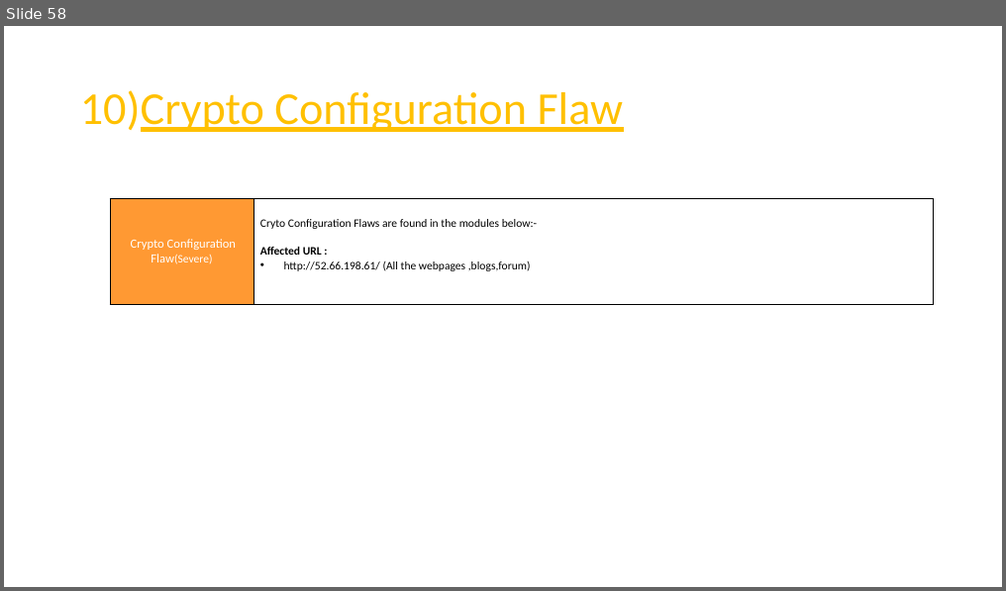
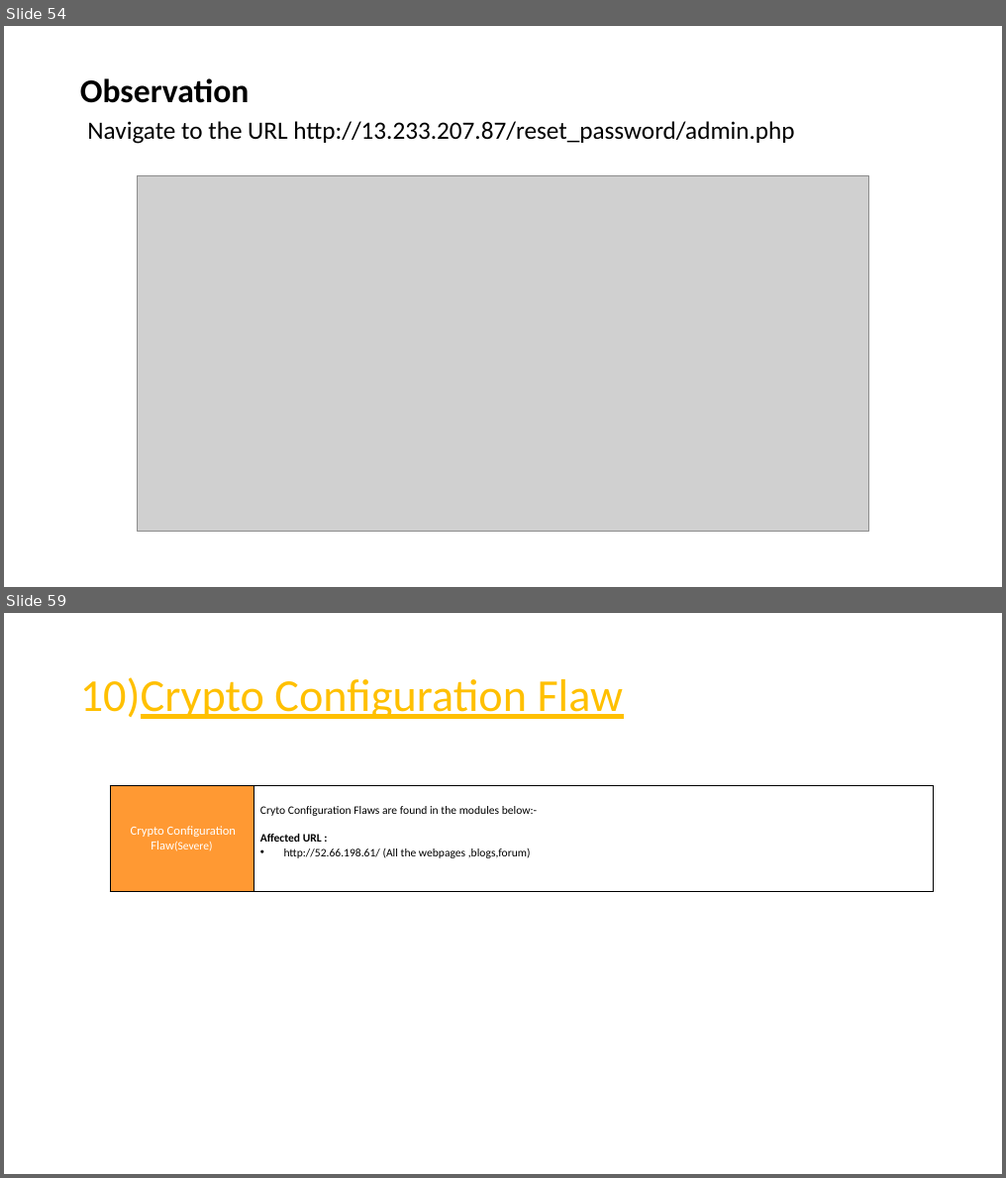
Before and after one commit to RocktimRajkumar/CEH-hack-a-thon, a slide deck: reports/Lifestyle Store/LifeStyle Store Application Reports.pptx. Shown one above the other, each under a label of ours: slide 58 before the commit, slides 54 and 59 after it; the slides between them are not shown. The pictures are 1006x591 and 1006x1178 pixels, drawn with LibreOffice and Linux fonts; fonts in the diff are those of the drawing; grey boxes stand for pictures. Boxes give left, top, right and bottom in pixels: in the first picture for what was removed or moved away, otherwise in the second. Text is boxed around its words. In the diff, an @@ line names an element or a change of style, - is before the commit and + after.

```diff
--- a/reports/Lifestyle Store/LifeStyle Store Application Reports.pptx
+++ b/reports/Lifestyle Store/LifeStyle Store Application Reports.pptx
@@ slide 54 added at (4,26,1002,587), background #FFFFFF @@
@@ title added at (80,78,794,144), 24 pt, text #000000 @@
+Observation
+Navigate to the URL http://13.233.207.87/reset_password/admin.php
@@ picture added at (138,175,869,532) @@
@@ what was slide 58 is now slide 59 @@
```
Also in this commit, not shown: 5 slides changed, 1 other slide added, 1 slide removed.
